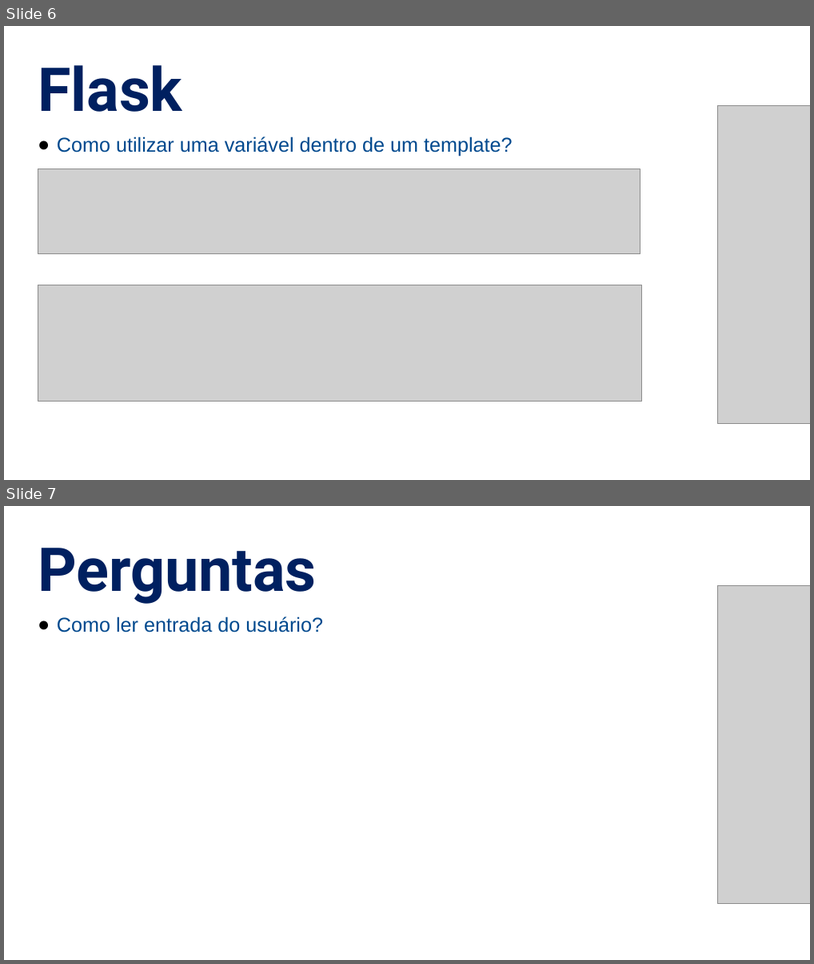
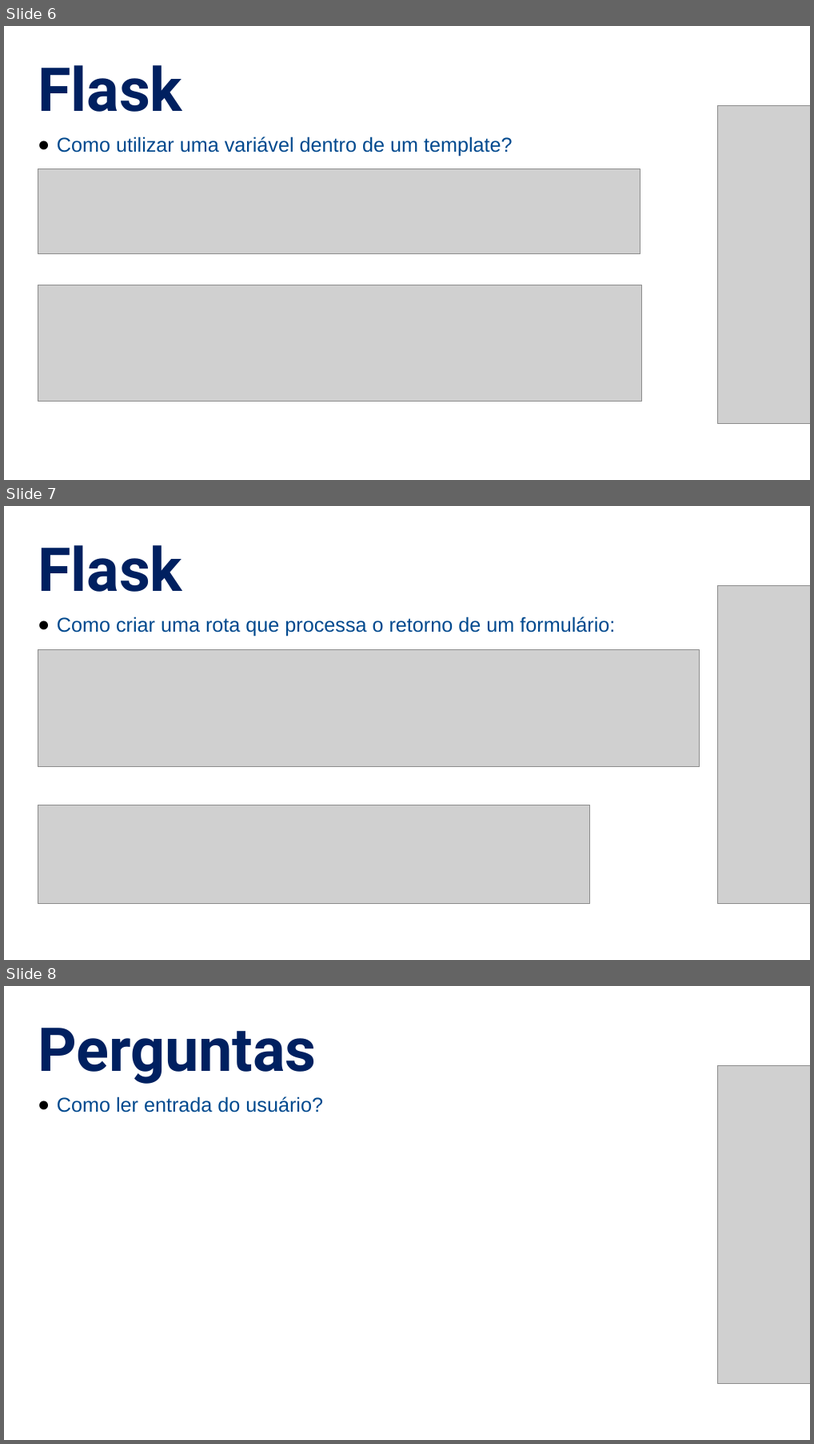
Before and after one commit to NaturalCoder/TI96, a slide deck: aula14/Aula14.pptx. Shown one above the other, each under a label of ours: slides 6 and 7 before the commit, slides 6, 7 and 8 after it. The pictures are 814x964 and 814x1444 pixels, drawn with LibreOffice and Linux fonts; fonts in the diff are those of the drawing; grey boxes stand for pictures. Boxes give left, top, right and bottom in pixels: in the first picture for what was removed or moved away, otherwise in the second. Text is boxed around its words. In the diff, an @@ line names an element or a change of style, - is before the commit and + after.

```diff
--- a/aula14/Aula14.pptx
+++ b/aula14/Aula14.pptx
@@ slide 7 added at (x1=4, y1=506, x2=810, y2=960), background #FFFFFF @@
@@ text added at (x1=38, y1=545, x2=182, y2=592), 54 pt, text #002060, bold @@
+Flask
@@ picture added at (x1=718, y1=586, x2=810, y2=904) @@
@@ text added at (x1=57, y1=616, x2=615, y2=636), 18 pt, text #01498E @@
+● Como criar uma rota que processa o retorno de um formulário:
@@ picture added at (x1=38, y1=650, x2=700, y2=768) @@
@@ picture added at (x1=38, y1=805, x2=590, y2=904) @@
@@ what was slide 7 is now slide 8 @@
```
Also in this commit, not shown: 2 other files.
